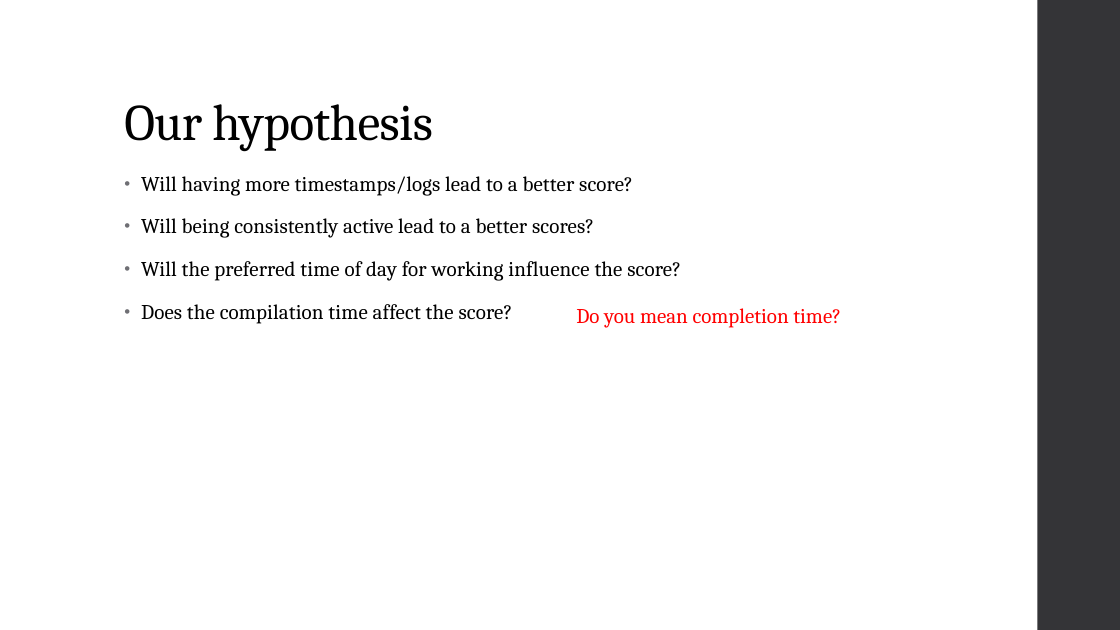
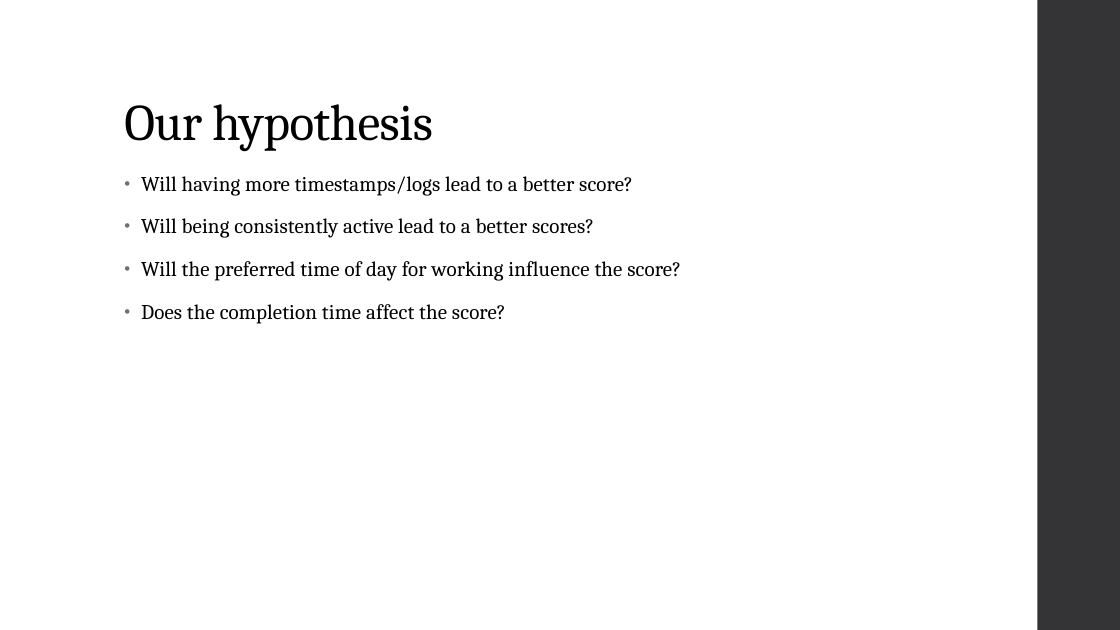
Before and after one commit to fskgiulia/JYUEF01, a slide deck: slide 3 of edm-project.pptx. Drawn at 1120x630 pixels with LibreOffice and Linux fonts; fonts in the diff are those of the drawing. Boxes give left, top, right and bottom in pixels: in the first picture for what was removed or moved away, otherwise in the second. Text is boxed around its words. In the diff, an @@ line names an element or a change of style, - is before the commit and + after.

```diff
--- a/edm-project.pptx
+++ b/edm-project.pptx
@@ text at [141, 304, 506, 324]: text changed @@
-• Does the compilation time affect the score?
+• Does the completion time affect the score?
@@ text removed at [576, 308, 841, 328] @@
-Do you mean completion time?
```
Also in this commit, not shown: 2 other slides changed.
